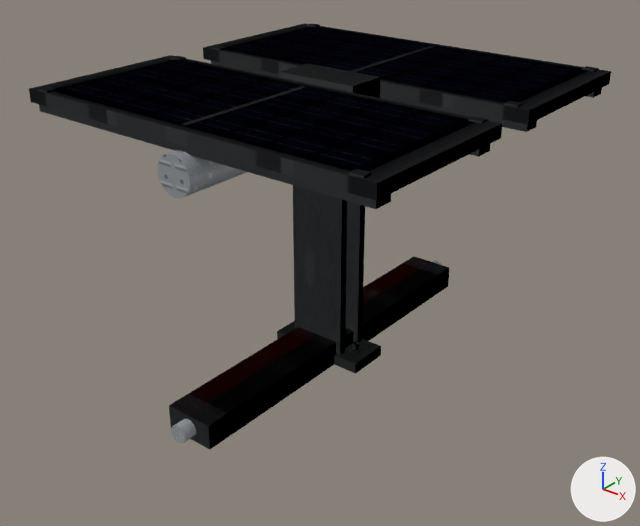
Two versions of the OBJ model src/main/resources/assets/electricity/models/pv_track/pv_track.obj, one commit apart.
Before and after are seen from a camera (50 mm lens) standing at (1.238, -1.582, 1.22) and looking at (0.011, -0.049, 0.27). Lighting does not change. The marker at lower right points along +X, +Y and +Z. The first picture is the older version. Where no turn or scale is listed for an object, it has been applied to the vertices.

The scene before the commit, as lines of its bpy script (objects in view):
```python
ob_harness = bpy.data.objects.new('harness', me_harness)
ob_harness.location = (0.0, 0.0, 0.0)
ob_harness_001 = bpy.data.objects.new('harness.001', me_harness_001)
ob_harness_001.location = (0.0, 0.0, 0.0)
ob_harness_plug_north = bpy.data.objects.new('harness_plug_north', me_harness_plug_north)
ob_harness_plug_north.location = (0.0, 0.0, 0.0)
ob_harness_plug_north_001 = bpy.data.objects.new('harness_plug_north.001', me_harness_plug_north_001)
ob_harness_plug_north_001.location = (0.0, 0.0, 0.0)
ob_harness_plug_north_002 = bpy.data.objects.new('harness_plug_north.002', me_harness_plug_north_002)
ob_harness_plug_north_002.location = (0.0, 0.0, 0.0)
ob_harness_plug_south = bpy.data.objects.new('harness_plug_south', me_harness_plug_south)
ob_harness_plug_south.location = (0.0, 0.0, 0.0)
ob_harness_plug_south_001 = bpy.data.objects.new('harness_plug_south.001', me_harness_plug_south_001)
ob_harness_plug_south_001.location = (0.0, 0.0, 0.0)
ob_harness_plug_south_002 = bpy.data.objects.new('harness_plug_south.002', me_harness_plug_south_002)
ob_harness_plug_south_002.location = (0.0, 0.0, 0.0)
ob_rotate_modules_1_001 = bpy.data.objects.new('rotate_modules_1.001', me_rotate_modules_1_001)
ob_rotate_modules_1_001.location = (0.0, 0.0, 0.0)
# also in view: 'motor' at (0.0, 0.0, 0.62); 'motor.001' at (0.0, 0.0, 0.725); 'pier' at (0.0, 0.0, 0.024); 'rotate_rails_0.001' at (0.0, 0.27, 0.671); 'rotate_modules_0' at (0.0, 0.27, 0.697)
```
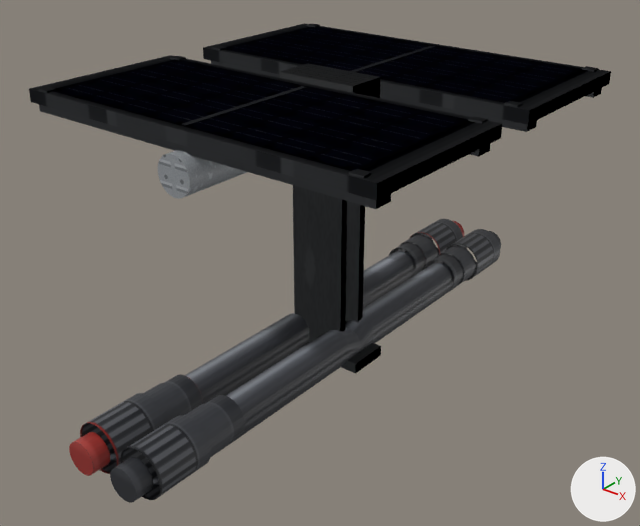
Pixel boxes [x1, y1, x2, y2] of what changed, in the pictures (640 x 526 px):
'harness_plug_south.002', reshaped
    before: [169, 394, 229, 449]
    after: [185, 313, 361, 423]
'harness_plug_south', reshaped, recoloured
    before: [193, 328, 347, 412]
    after: [110, 395, 245, 503]
'harness', reshaped, recoloured
    before: [172, 258, 444, 426]
    after: [203, 251, 461, 451]
'harness_plug_south.001', reshaped, recoloured
    before: [228, 339, 347, 436]
    after: [69, 374, 203, 476]
'harness_plug_north.002', reshaped, recoloured
    before: [404, 256, 449, 294]
    after: [345, 251, 452, 347]
'harness.001', deleted
    before: [210, 268, 449, 449]
'harness_plug_north', reshaped, recoloured
    before: [345, 264, 438, 335]
    after: [426, 229, 501, 289]
'harness_plug_north.001', reshaped, recoloured
    before: [347, 276, 439, 345]
    after: [389, 219, 464, 276]
part 7 of me_harness_plug_south_002, deleted
    before: [171, 418, 196, 443]
part 8 of me_harness_plug_south_002, built on
    before: [169, 394, 229, 449]
    after: [185, 313, 361, 423]
'rotate_modules_0', unchanged, uncovered by the edit
    before: [203, 48, 611, 125]
    after: [203, 23, 611, 110]
'rotate_modules_0.002', unchanged, covered by the edit
    before: [203, 23, 611, 110]
    after: [212, 24, 598, 123]
'rotate_modules_0.001', unchanged, uncovered by the edit
    before: [212, 24, 598, 123]
    after: [203, 48, 611, 125]

The change, as a list of edits to the scene's bpy script:
```text
Change me_harness:
    remove me_harness.from_pydata(...)  # 4 vertices, 1 face; spans x -0.062..0.062, y -0.5..0.5, z 0.062..0.063
    remove me_harness.materials.append(mat_dc_cable)  # picture img_dc_harness_png
    add me_harness.from_pydata(...)  # 128 vertices, 68 faces; spans x -0.106..0.106, y -0.5..0.5, z 0.0..0.081
    me_harness part 1: the whole mesh is rebuilt
    add me_harness.materials.append(mat_core)  # picture img_dc_core_png
Change me_harness_plug_north:
    remove me_harness_plug_north.from_pydata(...)  # 4 vertices, 1 face; spans x -0.062..0.062, y 0.0..0.44, z 0.062
    remove me_harness_plug_north.materials.append(mat_dc_cable)  # picture img_dc_harness_png
    add me_harness_plug_north.from_pydata(...)  # 256 vertices, 143 faces; spans x 0.006..0.125, y 0.44..0.74, z 0.0..0.119
    me_harness_plug_north part 2: 4 vertices removed from x -0.062..0.062, y 0.0..0.44, z 0.062; 256 vertices added at x 0.006..0.125, y 0.44..0.74, z 0.0..0.119
    add me_harness_plug_north.materials.append(mat_plug_minus)  # picture img_dc_connector_minus_png
Change me_harness_plug_north_001:
    remove me_harness_plug_north_001.from_pydata(...)  # 8 vertices, 5 faces; spans x -0.062..0.062, y 0.0..0.44, z 0.0..0.062
    remove me_harness_plug_north_001.materials.append(mat_dc_jacket)  # picture img_dc_jacket_png
    add me_harness_plug_north_001.from_pydata(...)  # 256 vertices, 143 faces; spans x -0.125..-0.006, y 0.44..0.74, z 0.0..0.119
    me_harness_plug_north_001 part 3: 8 vertices removed from x -0.062..0.062, y 0.0..0.44, z 0.0..0.062; 256 vertices added at x -0.125..-0.006, y 0.44..0.74, z 0.0..0.119
    add me_harness_plug_north_001.materials.append(mat_plug_plus)  # picture img_dc_connector_plus_png
Change me_harness_plug_north_002:
    remove me_harness_plug_north_002.from_pydata(...)  # 72 vertices, 68 faces; spans x -0.0625..0.0625, y 0.44..0.533, z 0.0..0.0625
    remove me_harness_plug_north_002.materials.append(mat_steel)  # picture img_pv_steel_png
    add me_harness_plug_north_002.from_pydata(...)  # 192 vertices, 132 faces; spans x -0.1063..0.1063, y -0.0128..0.44, z 0.0021..0.1
    me_harness_plug_north_002 part 4: 8 vertices removed from x -0.0625..0.0625, y 0.44..0.5, z 0.0..0.0625; 192 vertices added at x -0.1063..0.1063, y -0.0128..0.44, z 0.0021..0.1
    other edits to the shape of me_harness_plug_north_002 do not show in these pictures
    add me_harness_plug_north_002.materials.append(mat_core)  # picture img_dc_core_png
Change me_harness_plug_south:
    remove me_harness_plug_south.from_pydata(...)  # 4 vertices, 1 face; spans x -0.062..0.062, y -0.44..0.0, z 0.062..0.063
    remove me_harness_plug_south.materials.append(mat_dc_cable)  # picture img_dc_harness_png
    add me_harness_plug_south.from_pydata(...)  # 256 vertices, 143 faces; spans x 0.006..0.125, y -0.74..-0.44, z 0.0..0.119
    me_harness_plug_south part 5: 4 vertices removed from x -0.062..0.062, y -0.44..0.0, z 0.062..0.063; 256 vertices added at x 0.006..0.125, y -0.74..-0.44, z 0.0..0.119
    add me_harness_plug_south.materials.append(mat_plug_minus)  # picture img_dc_connector_minus_png
Change me_harness_plug_south_001:
    remove me_harness_plug_south_001.from_pydata(...)  # 8 vertices, 5 faces; spans x -0.062..0.062, y -0.44..0.0, z 0.0..0.063
    remove me_harness_plug_south_001.materials.append(mat_dc_jacket)  # picture img_dc_jacket_png
    add me_harness_plug_south_001.from_pydata(...)  # 256 vertices, 143 faces; spans x -0.125..-0.006, y -0.74..-0.44, z 0.0..0.119
    me_harness_plug_south_001 part 6: 8 vertices removed from x -0.062..0.062, y -0.44..0.0, z 0.0..0.063; 256 vertices added at x -0.125..-0.006, y -0.74..-0.44, z 0.0..0.119
    add me_harness_plug_south_001.materials.append(mat_plug_plus)  # picture img_dc_connector_plus_png
Change me_harness_plug_south_002:
    remove me_harness_plug_south_002.from_pydata(...)  # 72 vertices, 68 faces; spans x -0.0625..0.0625, y -0.533..-0.44, z 0.0..0.0625
    remove me_harness_plug_south_002.materials.append(mat_steel)  # picture img_pv_steel_png
    add me_harness_plug_south_002.from_pydata(...)  # 192 vertices, 132 faces; spans x -0.1063..0.1063, y -0.44..0.0128, z 0.0021..0.1
    me_harness_plug_south_002 part 7: the loose piece of 64 vertices spanning x -0.022..0.022, y -0.533..-0.497, z 0.0093..0.0533 is deleted
    me_harness_plug_south_002 part 8: 8 vertices removed from x -0.0625..0.0625, y -0.5..-0.44, z 0.0..0.0625; 192 vertices added at x -0.1063..0.1063, y -0.44..0.0128, z 0.0021..0.1
    add me_harness_plug_south_002.materials.append(mat_core)  # picture img_dc_core_png
Remove ob_harness_001:
    ob_harness_001 = bpy.data.objects.new('harness.001', me_harness_001)
```
